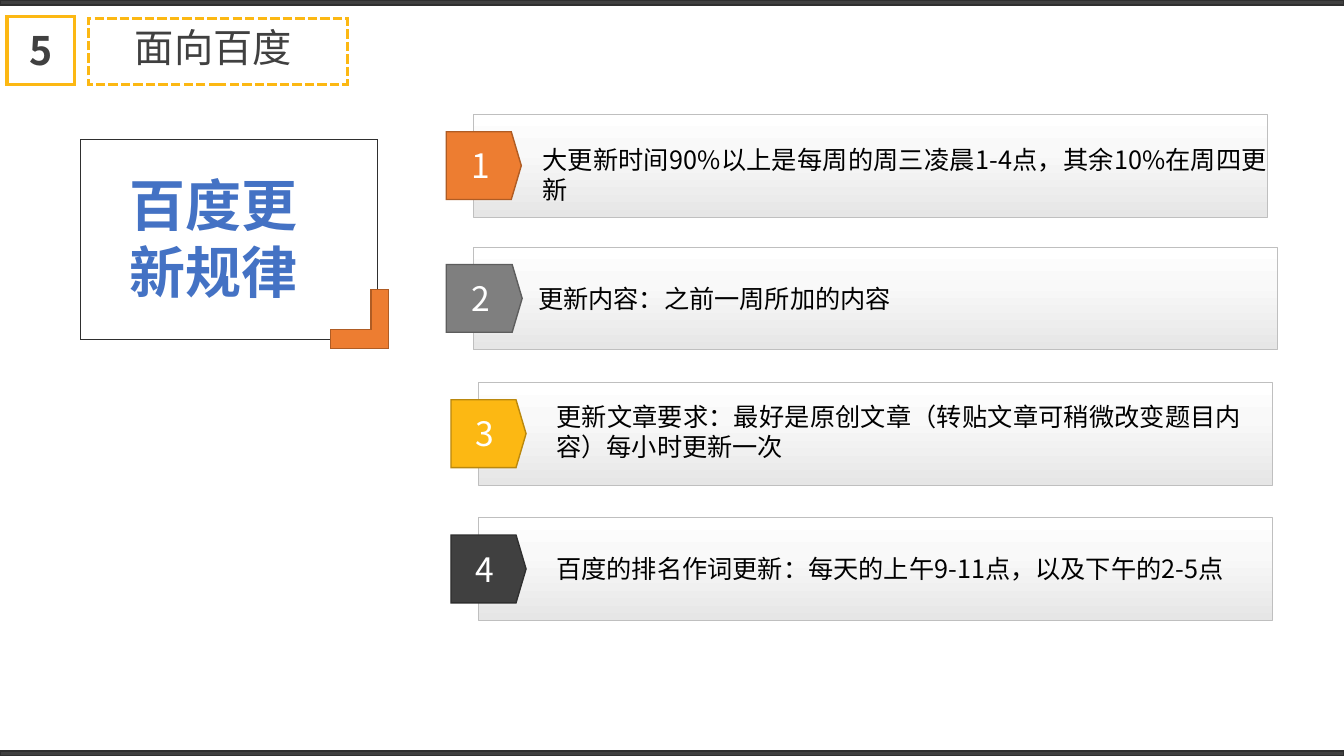
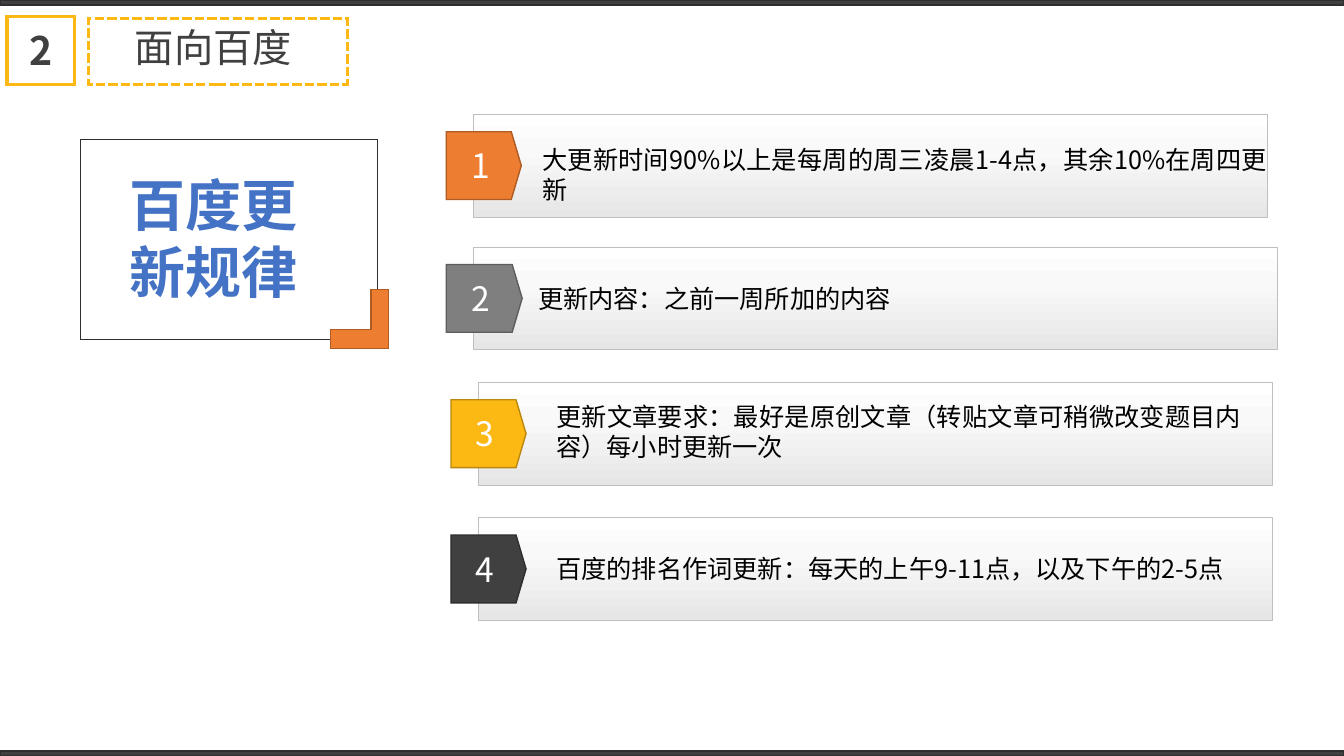
Before and after one commit to Shellcoochi/tmp, a slide deck: slide 16 of SEO/SEO方案分享.pptx (slide 15 before the commit). Drawn at 1344x756 pixels with LibreOffice and Linux fonts; fonts in the diff are those of the drawing. Boxes give left, top, right and bottom in pixels: in the first picture for what was removed or moved away, otherwise in the second. Text is boxed around its words. In the diff, an @@ line names an element or a change of style, - is before the commit and + after.

```diff
--- a/SEO/SEO方案分享.pptx
+++ b/SEO/SEO方案分享.pptx
@@ text in rectangle at bbox=[29, 35, 52, 65]: text changed @@
-5
+2
```
Also in this commit, not shown: 2 other slides changed, 4 slides added.
